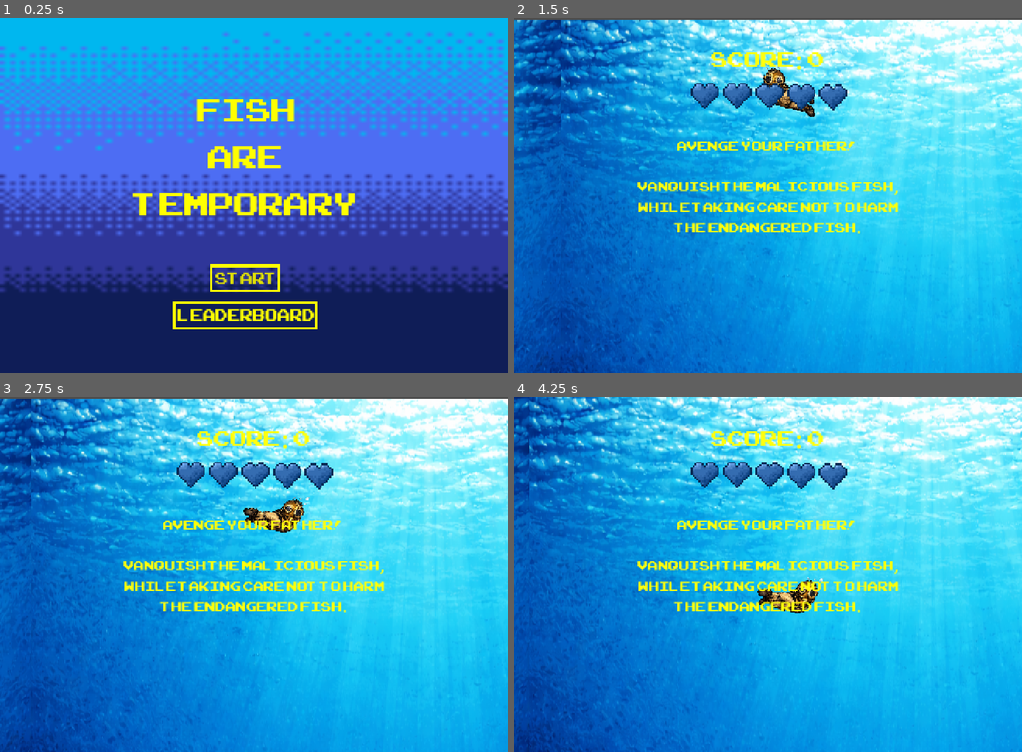
Above: before the commit, frames 1-4 (two rows, left to right).
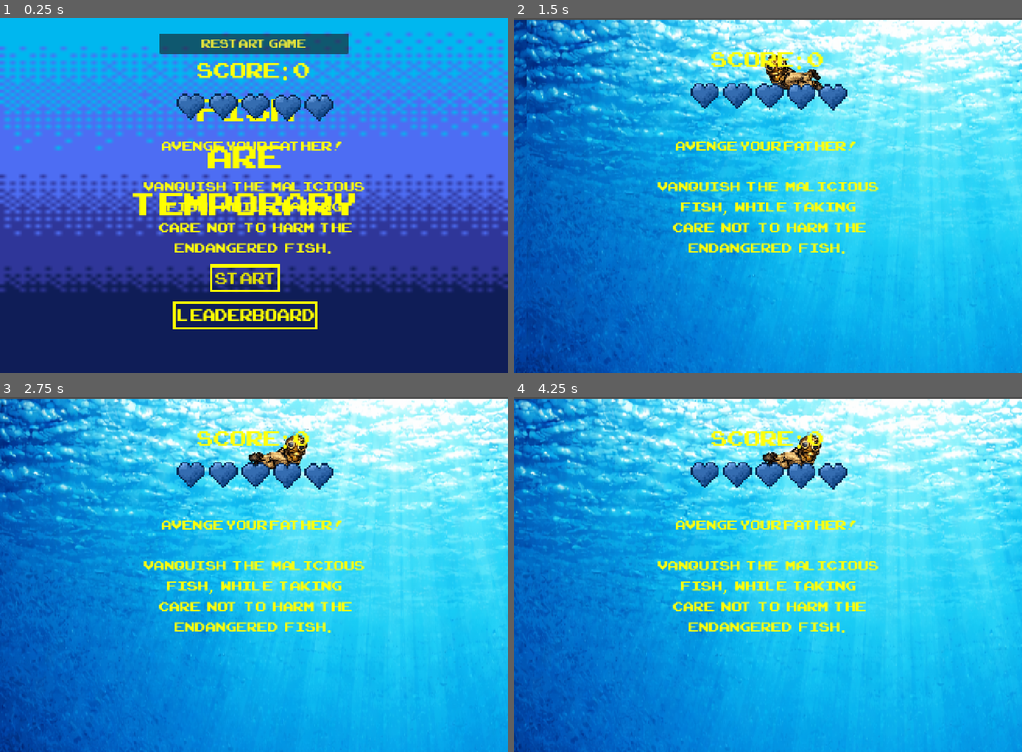
Above: after the commit, the same moments.

Repository: JanzenWill/FAT_SJ
Game: Godot game, scene res://main.tscn
Two runs of this game, one before a commit and one after it. Both use one fixed random seed, a clock stepped at 60 frames per second and the inputs below.
Inputs (mouse positions are in pixels of both pictures, inside the frame that each line leads up to):
- Up to frame 1 (0.25 s): no input
- Up to frame 2 (1.5 s): click "START" at 0.5 s; click (768, 42) at 1.25 s, where only the run after the commit has a clickable "Restart Game"
- Up to frame 3 (2.75 s): move the mouse to (365, 556) at 2.02 s; hold Right (move_right) from 2.03 s (still down); click (365, 556) at 2.1 s
- Up to frame 4 (4.25 s): move the mouse to (666, 592) at 2.77 s; release Right (move_right) at 2.78 s; hold Down (move_down) 2.78-3.53 s; click (666, 592) at 2.85 s; move the mouse to (818, 496) at 3.52 s; hold Right (move_right) from 3.53 s (still down); click (818, 496) at 3.6 s

The runs differ from the first frame. In frame 1, 6.7% of the frame differs, in the area x 28-72%, y 4-67%; in frame 2, 33%; in frame 3, 33%; in frame 4, 36%, in the area x 0-100%, y 0-100%.
Error after the commit: Parse Error: Used space character for indentation instead of tab as used before in the file. (res://main.gd:257)

Commit message:
boss kill bug fix

Diff:
--- a/main.gd
+++ b/main.gd
@@ -255,8 +255,8 @@
 func _on_shark_boss_killed() -> void:
 	shark_alive = false
 	shark_boss = null
-	$player.health = $player.max_health
-	$hud.update_health(3)
+ 	$Player.health = $Player.max_health
+	$Hud.update_health(3)
 
 	for i in range(3):
 		$SharkBossMessages/SharkEnd.visible = true
